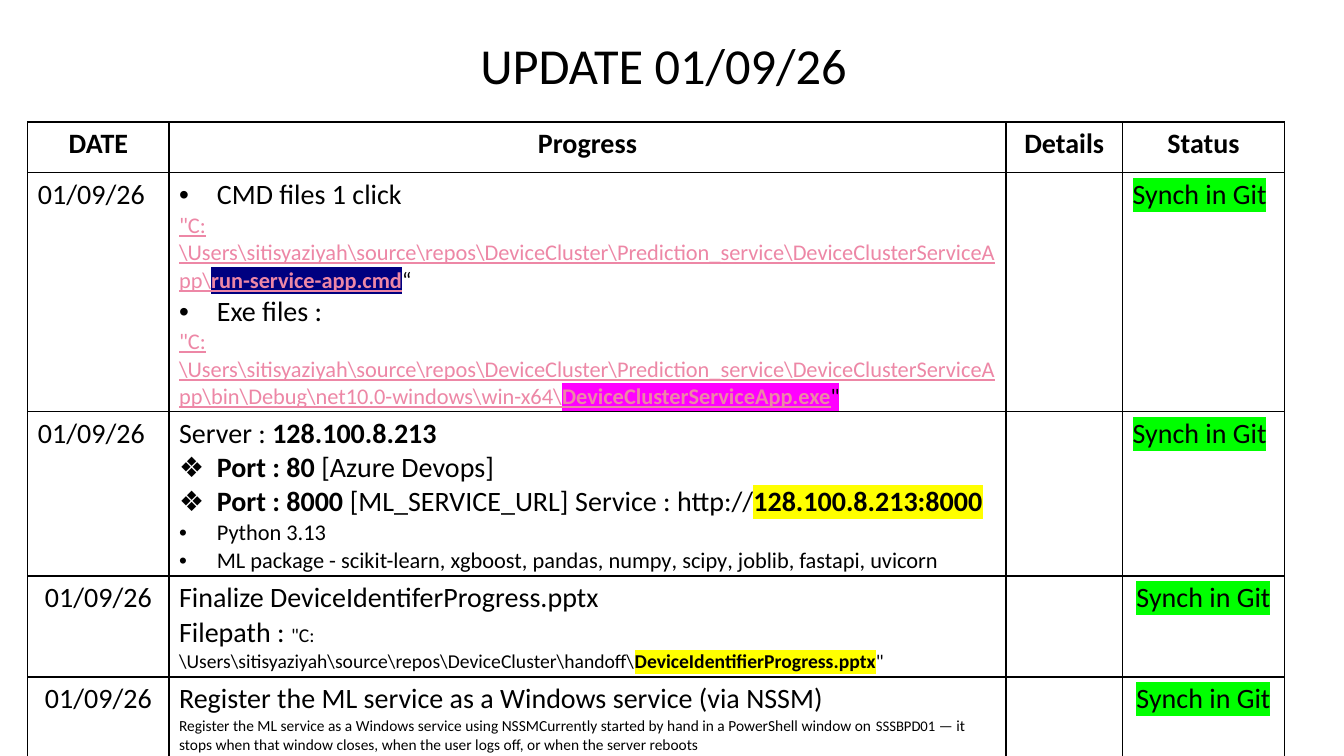
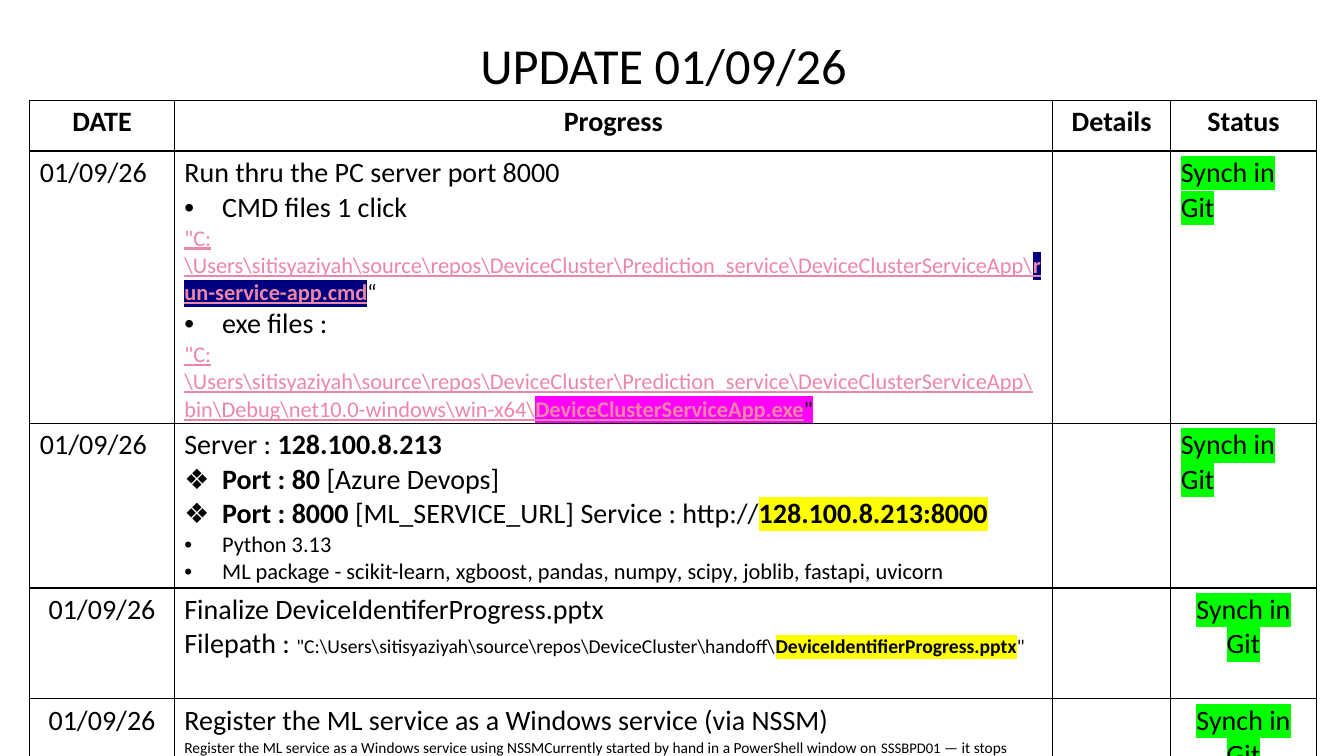
Before and after one commit to Syaziyah30/DeviceCluster, a slide deck: slide 12 of 1.Training_model/supplementary/Device Identifier 20260717.pptx. Drawn at 1344x756 pixels with LibreOffice and Linux fonts; fonts in the diff are those of the drawing. Boxes give left, top, right and bottom in pixels: in the first picture for what was removed or moved away, otherwise in the second. Text is boxed around its words. In the diff, an @@ line names an element or a change of style, - is before the commit and + after.

Commit message:
Update checklist revision

```diff
--- a/1.Training_model/supplementary/Device Identifier 20260717.pptx
+++ b/1.Training_model/supplementary/Device Identifier 20260717.pptx
@@ table at <box>30,100,1316,756</box> @@
@@ row 2, column 2: "CMD files 1 click / "C:\Users\sitisyaziyah\source\repos\DeviceCluster\Prediction_service\DeviceClusterServiceApp\run-service-app.cmd“ / Exe files : / "C:\Users\sitisyaziyah\source\repos\DeviceCluster\Prediction_service\DeviceClusterServiceApp\bin\Debug\net10.0-windows\win-x64\DeviceClusterServiceApp.exe"" to "Run thru the PC server port 8000 / CMD files 1 click / "C:\Users\sitisyaziyah\source\repos\DeviceCluster\Prediction_service\DeviceClusterServiceApp\run-service-app.cmd“ / exe files : / "C:\Users\sitisyaziyah\source\repos\DeviceCluster\Prediction_service\DeviceClusterServiceApp\bin\Debug\net10.0-windows\win-x64\DeviceClusterServiceApp.exe"" @@
@@ table: place and size @@
-table at <box>28,122,1286,756</box>
+table at <box>30,100,1316,756</box>
```
